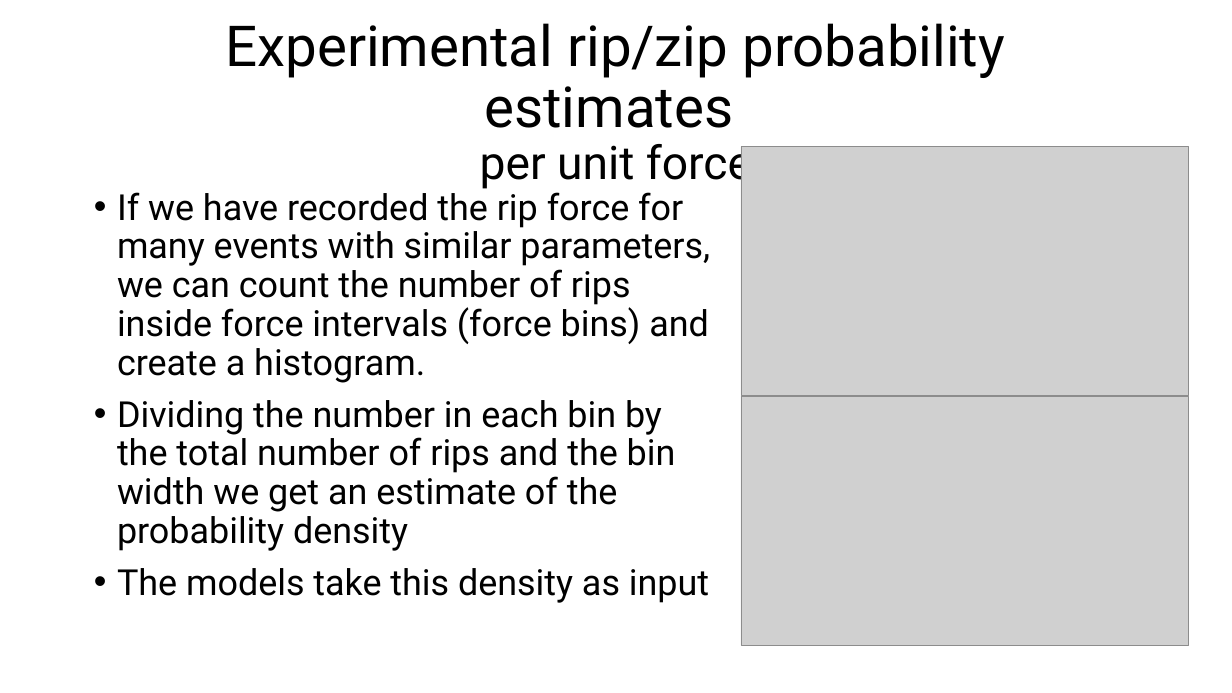
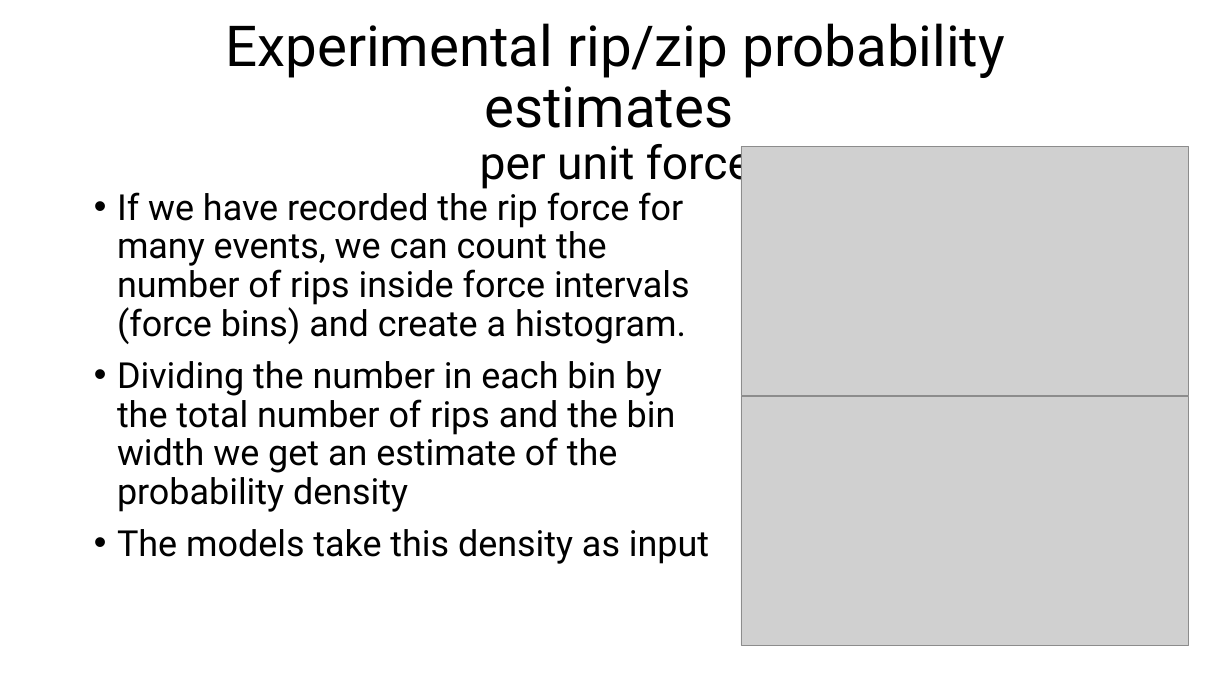
Before and after one commit to are-mj/OpticalTweezers, a slide deck: slide 4 of Summer school 2024/Fitting models to experiment.pptx. Drawn at 1232x693 pixels with LibreOffice and Linux fonts; fonts in the diff are those of the drawing; grey boxes stand for pictures. Boxes give left, top, right and bottom in pixels: in the first picture for what was removed or moved away, otherwise in the second. Text is boxed around its words. In the diff, an @@ line names an element or a change of style, - is before the commit and + after.

```diff
--- a/Summer school 2024/Fitting models to experiment.pptx
+++ b/Summer school 2024/Fitting models to experiment.pptx
@@ text at box(117, 187, 690, 344): text changed @@
-• If we have recorded the rip force for many events with similar parameters, we can count the number of rips inside force intervals (force bins) and create a histogram.
+• If we have recorded the rip force for many events, we can count the number of rips inside force intervals (force bins) and create a histogram.
```
Also in this commit, not shown: 2 other slides changed, 1 slide added, 2 other files.
